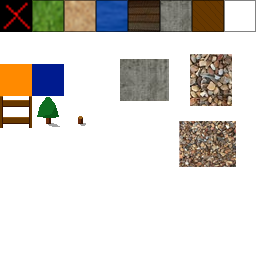
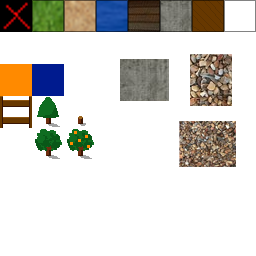
Before/after of a 256 × 256 layered artwork. What changed in the layer stack:
painted on "base" over [left=35, top=129, right=94, bottom=159]
